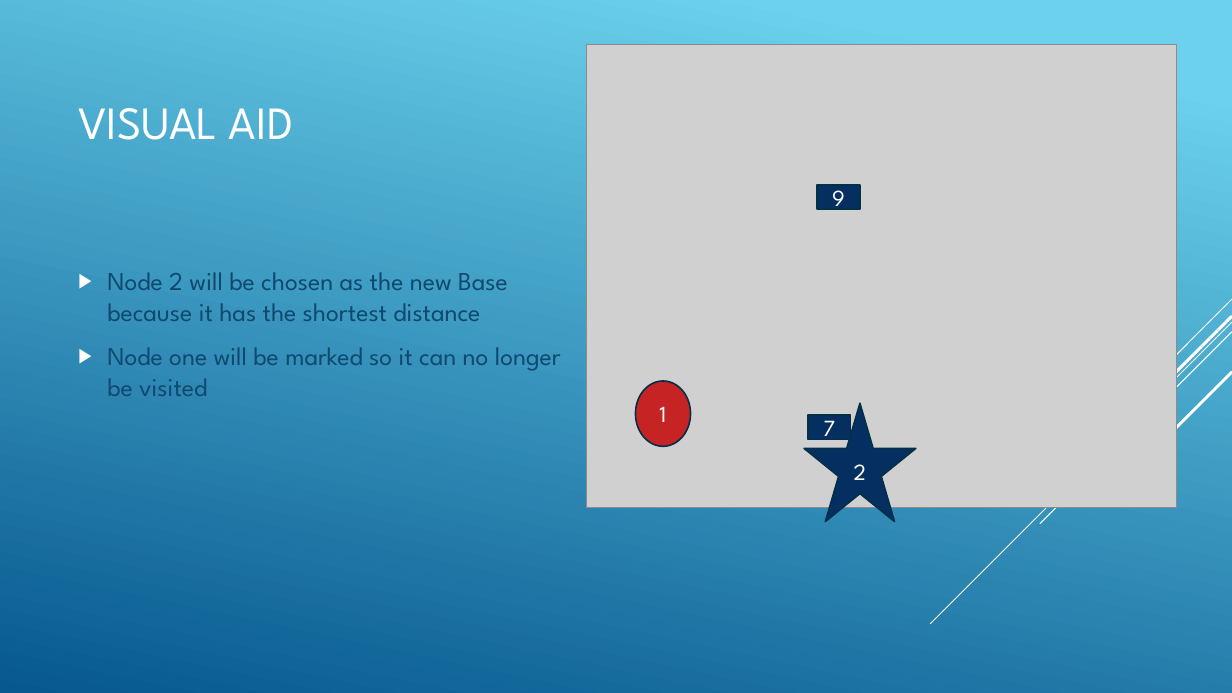
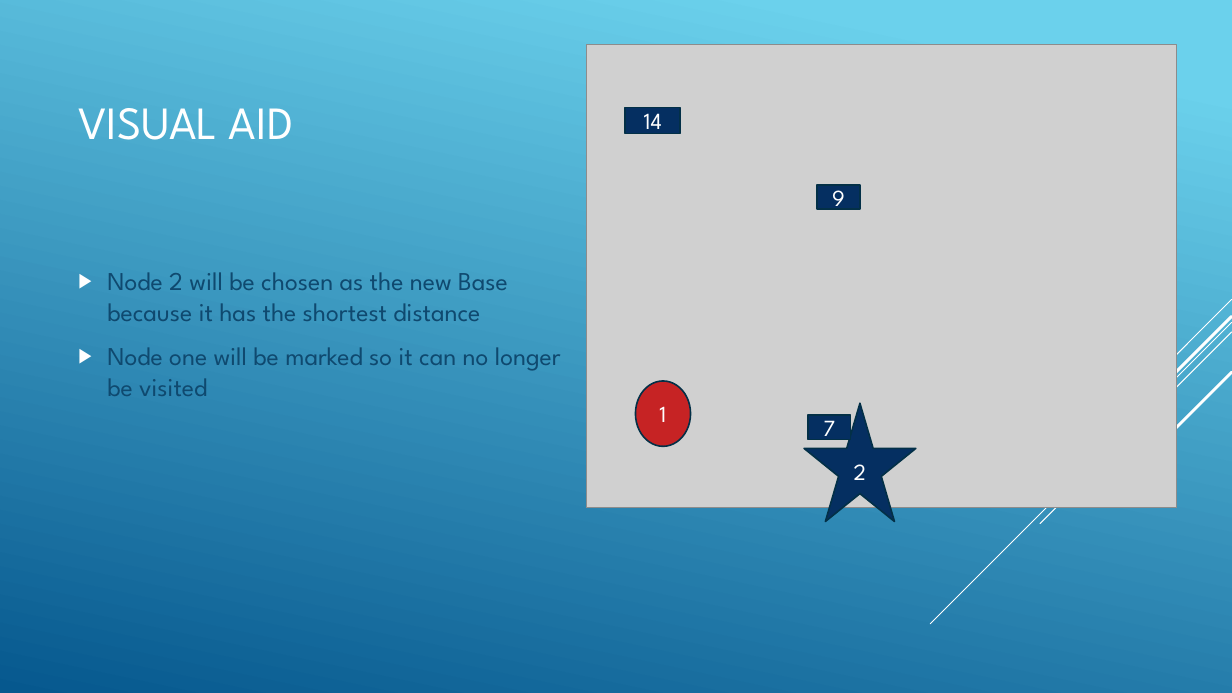
Before and after one commit to CAW0139/IT338Dijkstra-sProject, a slide deck: slide 6 of Parallelizing Dijkstra’s Algorithm.pptx. Drawn at 1232x693 pixels with LibreOffice and Linux fonts; fonts in the diff are those of the drawing; grey boxes stand for pictures. Boxes give left, top, right and bottom in pixels: in the first picture for what was removed or moved away, otherwise in the second. Text is boxed around its words. In the diff, an @@ line names an element or a change of style, - is before the commit and + after.

```diff
--- a/Parallelizing Dijkstra’s Algorithm.pptx
+++ b/Parallelizing Dijkstra’s Algorithm.pptx
@@ rectangle added at (626, 107, 681, 133), fill #052F61, outline #043148 1.25 pt, 18 pt, text #FFFFFF @@
+14
```
Also in this commit, not shown: 1 other slide changed, 5 slides added.
